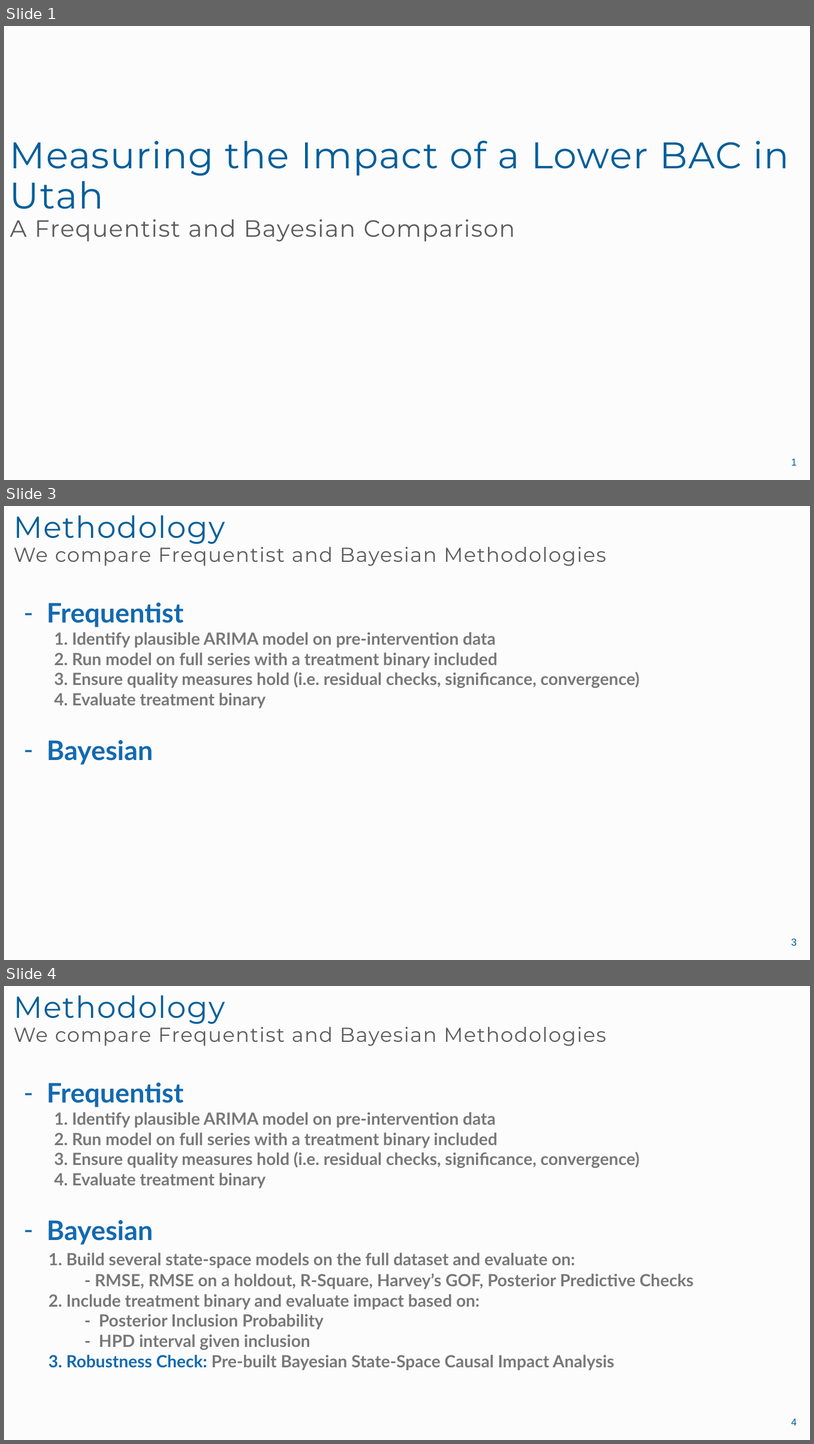
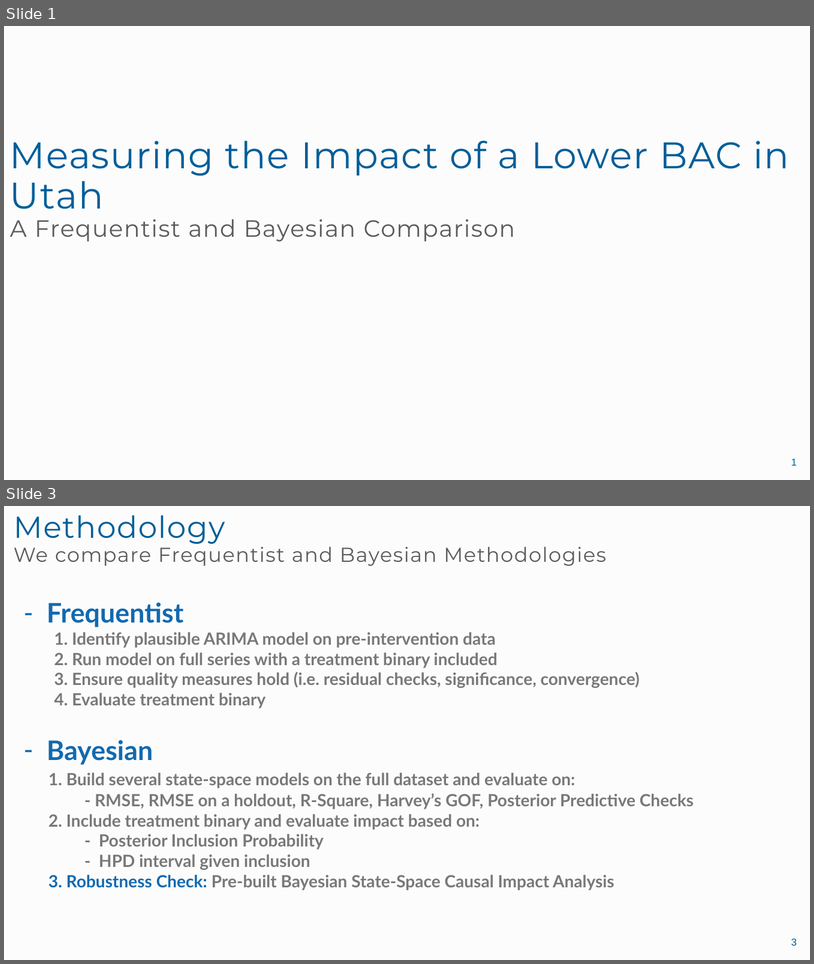
Before and after one commit to landonme/Lowering-BAC-Bayesian-vs.-Frequentist, a slide deck: final presentation.pptx. Shown one above the other, each under a label of ours: slides 1, 3 and 4 before the commit, slides 1 and 3 after it; the slides between them are not shown. The pictures are 814x1444 and 814x964 pixels, drawn with LibreOffice and Linux fonts; fonts in the diff are those of the drawing. Boxes give left, top, right and bottom in pixels: in the first picture for what was removed or moved away, otherwise in the second. Text is boxed around its words. In the diff, an @@ line names an element or a change of style, - is before the commit and + after.

```diff
--- a/final presentation.pptx
+++ b/final presentation.pptx
@@ slide 3 removed at bbox=[4, 506, 810, 960], background #FCFCFC @@
@@ title removed at bbox=[14, 515, 606, 566] @@
-Methodology
-We compare Frequentist and Bayesian Methodologies
@@ text removed at bbox=[47, 602, 640, 765] @@
-– Frequentist
-  1. Identify plausible ARIMA model on pre-intervention data
-  2. Run model on full series with a treatment binary included
-  3. Ensure quality measures hold (i.e. residual checks, significance, convergence)
-  4. Evaluate treatment binary
-– Bayesian
@@ page number removed at bbox=[792, 938, 797, 945] @@
-3
@@ what was slide 4 is now slide 3 @@
@@ page number at bbox=[792, 938, 797, 945]: text changed @@
-4
+3
```
Also in this commit, not shown: 5 slides changed, 5 slides added, 1 other file.
